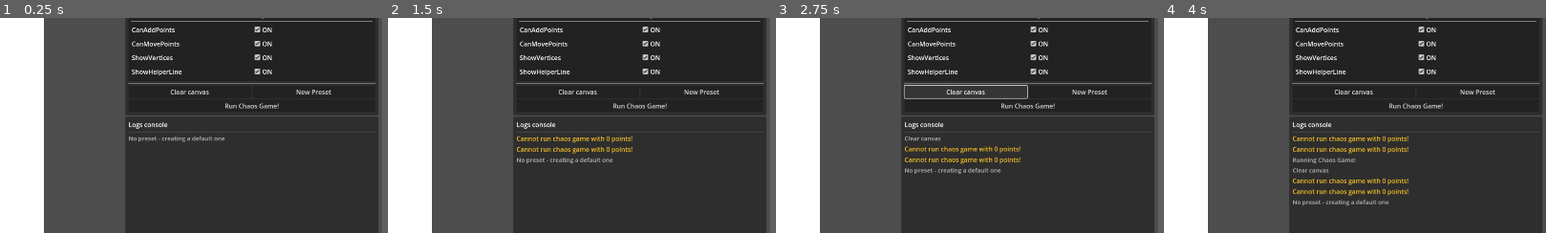
Above: before the commit, frames 1-4 (left to right).
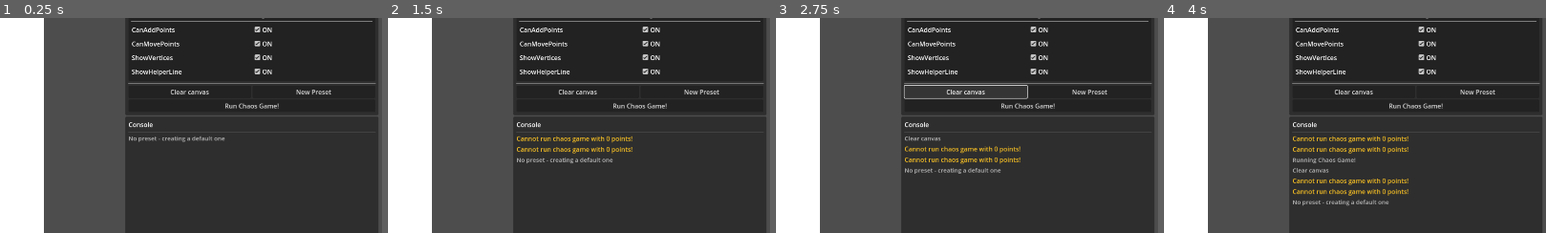
Above: after the commit, the same moments.

Repository: VojtaStruhar/chaos-game
Game: Godot game, scene res://main.tscn
Two runs of this game, one before a commit and one after it. Both use one fixed random seed, a clock stepped at 60 frames per second and the inputs below.
Inputs:
- Up to frame 1 (0.25 s): no input
- Up to frame 2 (1.5 s): click "OFF" at 0.5 s; click "ON" at 1.25 s
- Up to frame 3 (2.75 s): click "Clear canvas" at 2 s
- Up to frame 4 (4 s): click "Run Chaos Game!" at 2.75 s; click "OFF" at 3.5 s
The pictures show only the part of the screen within x 50-100%, y 48-98%; the shares and areas given below are measured in that part.

The runs differ from the first frame. In frame 1, 0.2% of the frame differs, in the area x 33-44%, y 48-52%; in frame 2, 0.2%; in frame 3, 0.2%; in frame 4, 0.2%.

Commit message:
Export images in a background thread

Diff:
--- a/singletons/ChaosGame.gd
+++ b/singletons/ChaosGame.gd
@@ -49,7 +49,6 @@
 
 
 	_recursive_picks = calculate_vertex_picks(preset)
-	Logger.info("Running recursive fractal drawing. Estimated steps: " + str(estimate_recursive_steps(_recursive_picks, level)))
 	image.fill(preset.background_color)
 
 	for point in preset.points:
@@ -114,7 +113,6 @@
 	return result
 
 
-
 func estimate_recursive_steps(picks: Dictionary, level: int) -> int:
 	if len(picks) == 0:
 		return 0
--- a/ui/console.tscn
+++ b/ui/console.tscn
@@ -37,7 +37,7 @@
 
 [node name="Label" type="Label" parent="MarginContainer/VBoxContainer/Header"]
 layout_mode = 2
-text = "Logs console"
+text = "Console"
 
 [node name="HSeparator" type="HSeparator" parent="MarginContainer/VBoxContainer/Header"]
 layout_mode = 2
--- a/ui/export_panel.gd
+++ b/ui/export_panel.gd
@@ -2,7 +2,6 @@
 
 ## Assigned by the main scene
 var preset: ChaosPreset
-
 
 @onready var export_level: SpinBox = %ExportLevel
 @onready var expected_steps_label: Label = %ExpectedStepsLabel
@@ -10,8 +9,15 @@
 @onready var export_button: Button = %ExportButton
 
 @onready var accept_dialog: AcceptDialog = $AcceptDialog
+var exports_dir: String = "exports"
 
-var exports_dir: String = "exports"
+# Background thread related stuff
+
+@onready var background_thread_checkbox: CheckBox = %BackgroundThreadCheckbox
+@onready var poll_timer: Timer = $PollTimer
+var thread = Thread.new()
+
+signal export_complete
 
 func _ready() -> void:
 	visibility_changed.connect(func():
@@ -19,11 +25,21 @@
 		_update_expected_steps(export_level.value)
 	)
 	var d = DirAccess.open(".")  # Current directory, from where the binary is run
-	d.make_dir(exports_dir)
-
+	var err = d.make_dir(exports_dir)
+	if err != OK:
+		Logger.error("Error creating exports folder: " + error_string(err))
 
 	export_level.value_changed.connect(_update_expected_steps)
 	export_button.pressed.connect(export)
+
+	poll_timer.timeout.connect(func():
+		if not thread.is_alive():
+			Logger.info("Background export finished!")
+			poll_timer.stop()
+			export_button.disabled = false
+			export_button.text = "Export image"
+			export_complete.emit()
+	)
 
 	resolution_options.item_selected.connect(func(v): print("Selected ", v))
 
@@ -34,16 +50,34 @@
 	export_preset.canvas_size = image_resolution
 
 	var image: Image = Image.create(export_preset.canvas_size, export_preset.canvas_size, false, Image.FORMAT_RGBA8)
-	ChaosGame.run_recursive(export_preset, image, export_level.value)
 
-	accept_dialog.show()
-	Logger.info("Export complete")
-	var export_path = exports_dir + "/" + preset.name.to_snake_case() + "_" + resolution_options.get_item_text(resolution_options.selected) + ".png"
+	export_complete.connect(func():
+		accept_dialog.show()
+		Logger.info("Export complete")
+		var export_path = exports_dir + "/" + preset.name.to_snake_case() + "_" + resolution_options.get_item_text(resolution_options.selected) + ".png"
 
-	Logger.info("Saving export to " + export_path)
-	var err = image.save_png(export_path)
-	if err != OK:
-		Logger.error("Failed to save exported image")
+		Logger.info("Saving export to " + export_path)
+		var err = image.save_png(export_path)
+		if err != OK:
+			Logger.error("Failed to save exported image")
+	, CONNECT_ONE_SHOT)
+
+	if background_thread_checkbox.button_pressed:
+		_export_background_thread(export_preset, image, export_level.value)
+	else:
+		_export_main_thread(export_preset, image, export_level.value)
+
+
+func _export_main_thread(p: ChaosPreset, image: Image, level: int) -> void:
+	ChaosGame.run_recursive(p, image, level)
+	export_complete.emit()
+
+func _export_background_thread(p: ChaosPreset, image: Image, level: int) -> void:
+	Logger.info("Running export in background thread")
+	poll_timer.start()
+	export_button.disabled = true
+	export_button.text = "Export in progress..."
+	thread.start(ChaosGame.run_recursive.bind(p, image, level), Thread.PRIORITY_HIGH)
 
 
 func _update_expected_steps(new_recursion_level) -> void:
--- a/ui/export_panel.tscn
+++ b/ui/export_panel.tscn
@@ -80,6 +80,25 @@
 popup/item_2/text = "8K"
 popup/item_2/id = 8192
 
+[node name="ThreadField" type="HBoxContainer" parent="VBoxContainer"]
+layout_mode = 2
+
+[node name="Label" type="Label" parent="VBoxContainer/ThreadField"]
+layout_mode = 2
+size_flags_horizontal = 3
+text = "Run in background thread"
+
+[node name="BackgroundThreadCheckbox" type="CheckBox" parent="VBoxContainer/ThreadField"]
+unique_name_in_owner = true
+layout_mode = 2
+size_flags_horizontal = 3
+button_pressed = true
+
+[node name="Label2" type="Label" parent="VBoxContainer"]
+layout_mode = 2
+text = "Running export in a background thread might take longer, but the app stays responsive."
+label_settings = SubResource("LabelSettings_4t3ib")
+
 [node name="HSeparator2" type="HSeparator" parent="VBoxContainer"]
 layout_mode = 2
 
@@ -92,3 +111,6 @@
 initial_position = 2
 size = Vector2i(373, 80)
 dialog_text = "Image exported!"
+
+[node name="PollTimer" type="Timer" parent="."]
+wait_time = 0.2
